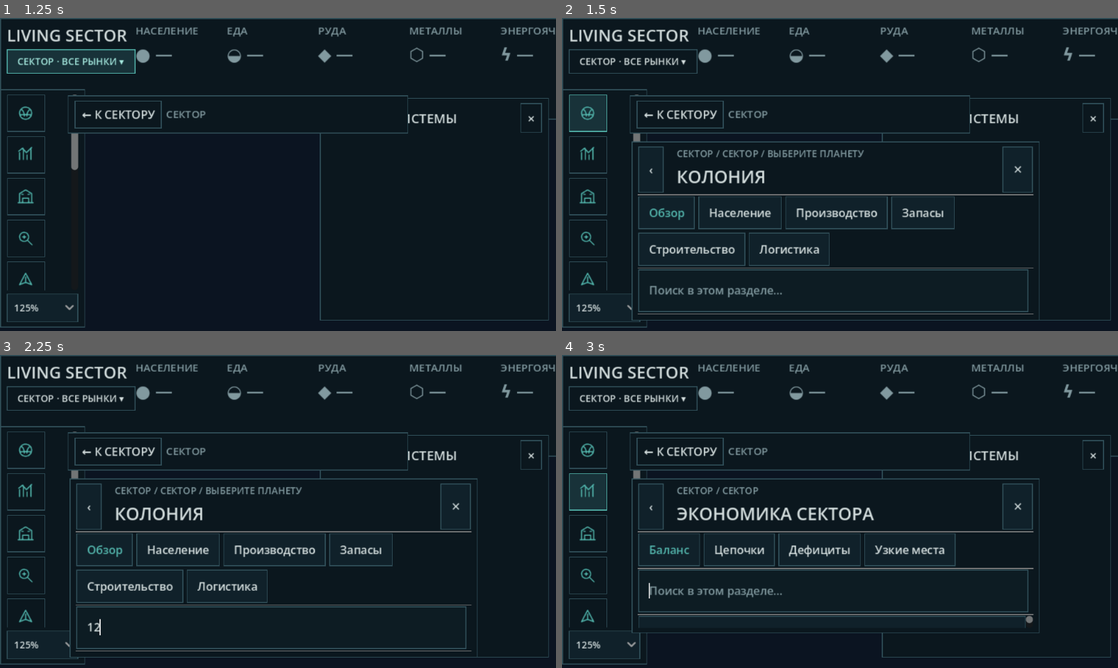
Above: before the commit, frames 1-4 (two rows, left to right).
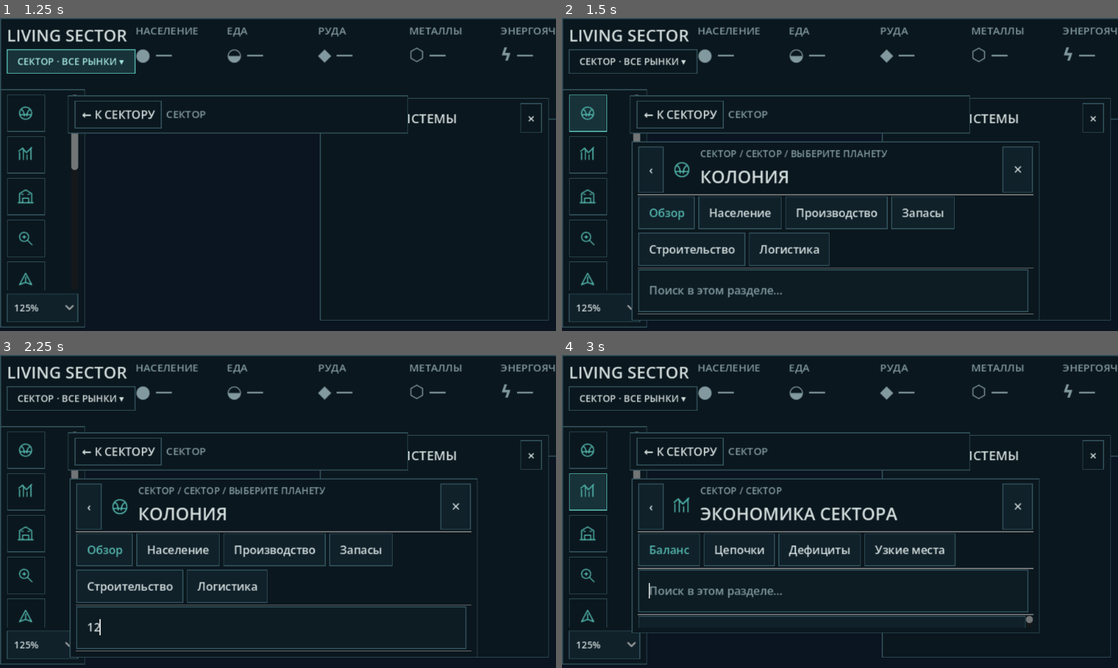
Above: after the commit, the same moments.

Repository: Mefits/Living-Sector
Game: Godot game, scene res://scenes/main.tscn
Two runs of this game, one before a commit and one after it. Both use one fixed random seed, a clock stepped at 60 frames per second and the inputs below.
Inputs (mouse positions are in pixels of both pictures, inside the frame that each line leads up to):
- Up to frame 1 (1.25 s): click "СЕКТОР · ВСЕ РЫНКИ ▾" at 0.5 s
- Up to frame 2 (1.5 s): click (589, 111) at 1.27 s
- Up to frame 3 (2.25 s): click (272, 627) at 2.02 s; type "12" at 2.1 s
- Up to frame 4 (3 s): click (589, 492) at 2.77 s

Frame 1 is identical in both runs. In frame 2, 1.2% of the frame differs, in the area x 20-59%, y 42-53%; in frame 3, 1.2%; in frame 4, 1.4%, in the area x 20-61%, y 42-53%.

Commit message:
Apply exact Figma Make vector icon set to navigation rail and management workspace headers

Diff:
--- a/godot/scripts/view/strategy_workspaces.gd
+++ b/godot/scripts/view/strategy_workspaces.gd
@@ -10,6 +10,7 @@
 
 const ShipPresence = preload("res://scripts/view/ship_body_projection.gd")
 const FacilityNames = preload("res://scripts/view/facility_labels_ru.gd")
+const FigmaIcons = preload("res://scripts/view/figma_strategy_icons.gd")
 const BG = Color("#0B171E")
 const SURFACE = Color("#10212A")
 const DEEP = Color("#0D1C23")
@@ -49,6 +50,7 @@
 var _tick: int = 0
 var _debug_text: String = ""
 var _header_title: Label
+var _header_icon: TextureRect
 var _scope: Label
 var _tabs: HFlowContainer
 var _filter: LineEdit
@@ -116,8 +118,11 @@
     header.add_theme_constant_override("separation", 7)
     add_child(header)
     header.add_child(_button("‹", func() -> void: back_requested.emit()))
-    var mark := _label("◈", 25, TEAL)
-    header.add_child(mark)
+    _header_icon = TextureRect.new()
+    _header_icon.custom_minimum_size = Vector2(28, 28)
+    _header_icon.expand_mode = TextureRect.EXPAND_IGNORE_SIZE
+    _header_icon.stretch_mode = TextureRect.STRETCH_KEEP_CENTERED
+    header.add_child(_header_icon)
     var titles := VBoxContainer.new()
     titles.size_flags_horizontal = Control.SIZE_EXPAND_FILL
     header.add_child(titles)
@@ -205,6 +210,11 @@
     if _content == null:
         return
     _header_title.text = str(TITLES.get(_mode, _mode))
+    if _header_icon != null:
+        _header_icon.texture = FigmaIcons.texture(
+            "colony" if _mode == "colony" else (
+            "facility" if _mode == "facility" else (
+            "fleet" if _mode == "ship" else _mode)), 24, TEAL)
     var location: String = str(_world.get("system", {}).get("name", "Сектор"))
     if _mode == "colony":
         location += " / " + _body_name()
